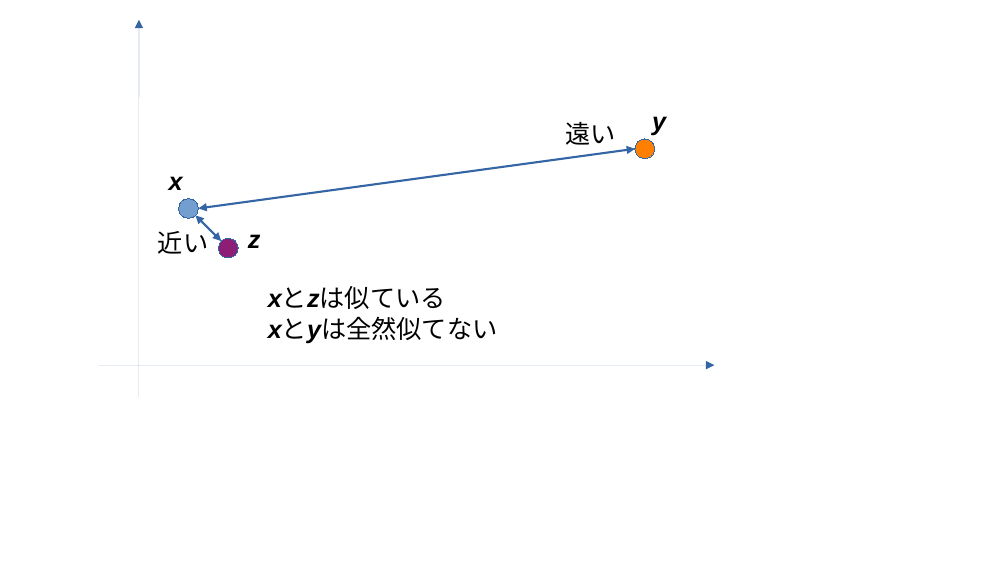
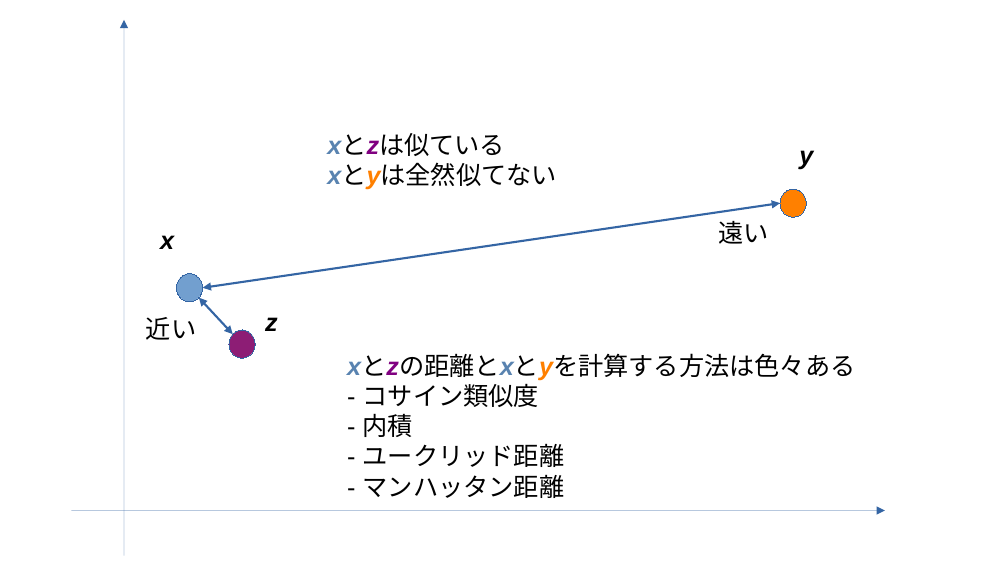
Before and after one commit to komainu8/rabbit-slide-komainu8-postgresql-conference-japan-2025, a slide deck: slide 9 of images.odp. Drawn at 1008x567 pixels with LibreOffice and Linux fonts; fonts in the diff are those of the drawing. Boxes give left, top, right and bottom in pixels: in the first picture for what was removed or moved away, otherwise in the second. Text is boxed around its words. In the diff, an @@ line names an element or a change of style, - is before the commit and + after.

```diff
--- a/images.odp
+++ b/images.odp
@@ arrow moved from (139, 397) - (139, 20) to (124, 555) - (124, 20) @@
@@ text "xとzは似ている": place and size @@
-text "xとzは似ている" at box(268, 287, 498, 343)
+text "xとzは似ている" at box(327, 133, 557, 190)
@@ text "xとzは似ている" at box(327, 133, 557, 190): text colour #000000 to #5983B0 in "xとzは似ている", "xとyは全然似てない"; text colour #000000 to #800080 in "xとzは似ている"; text colour #000000 to #FF8000 in "xとyは全然似てない" @@
@@ ellipse removed at box(635, 139, 655, 159) @@
@@ text "y": place and size @@
-text "y" at box(652, 116, 666, 136)
+text "y" at box(799, 150, 813, 170)
@@ double arrow moved from (199, 209) - (635, 149) to (203, 287) - (780, 204) @@
@@ ellipse added at box(780, 190, 806, 218), fill #FF8000, outline #3465A4 0 pt @@
@@ text "x": place and size @@
-text "x" at box(169, 176, 183, 190)
+text "x" at box(160, 235, 174, 249)
@@ text "遠い": place and size @@
-text "遠い" at box(565, 122, 615, 145)
+text "遠い" at box(719, 221, 769, 244)
@@ ellipse: place and size @@
-ellipse at box(178, 199, 199, 219)
+ellipse at box(176, 273, 203, 301)
@@ double arrow moved from (196, 216) - (221, 241) to (199, 297) - (233, 335) @@
@@ text "近い" rewrapped from box(158, 227, 208, 254) to box(146, 317, 196, 340) @@
@@ text "z": place and size @@
-text "z" at box(248, 234, 261, 248)
+text "z" at box(265, 317, 278, 331)
@@ ellipse: place and size @@
-ellipse at box(219, 238, 239, 258)
+ellipse at box(229, 330, 255, 358)
@@ text added at box(347, 354, 855, 498), 18 pt, text #000000 @@
+xとzの距離とxとyを計算する方法は色々ある
+- コサイン類似度
+- 内積
+- ユークリッド距離
+- マンハッタン距離
@@ arrow removed from (99, 365) to (715, 365) @@
@@ arrow added from (72, 510) to (885, 510), #3465A4 0 pt @@
```
Also in this commit, not shown: 9 other slides changed, 5 slides added.
